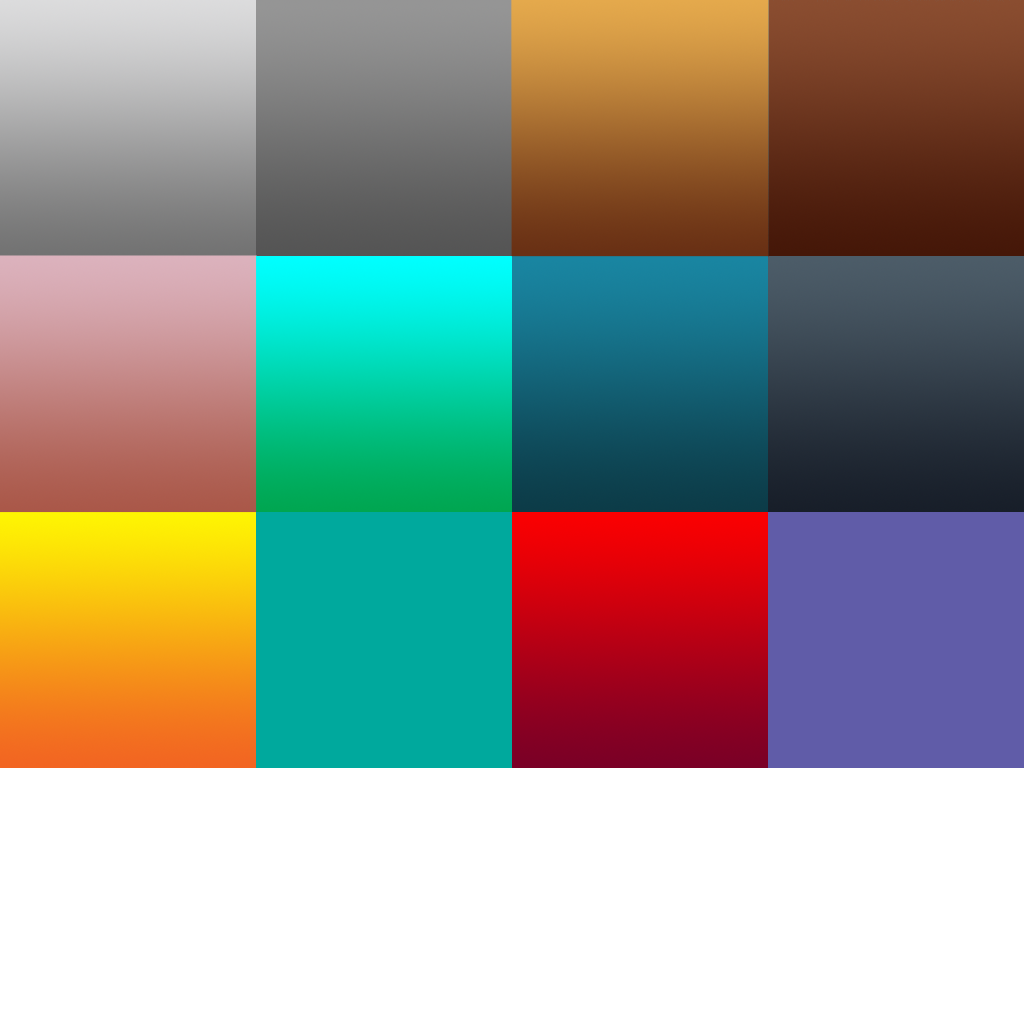
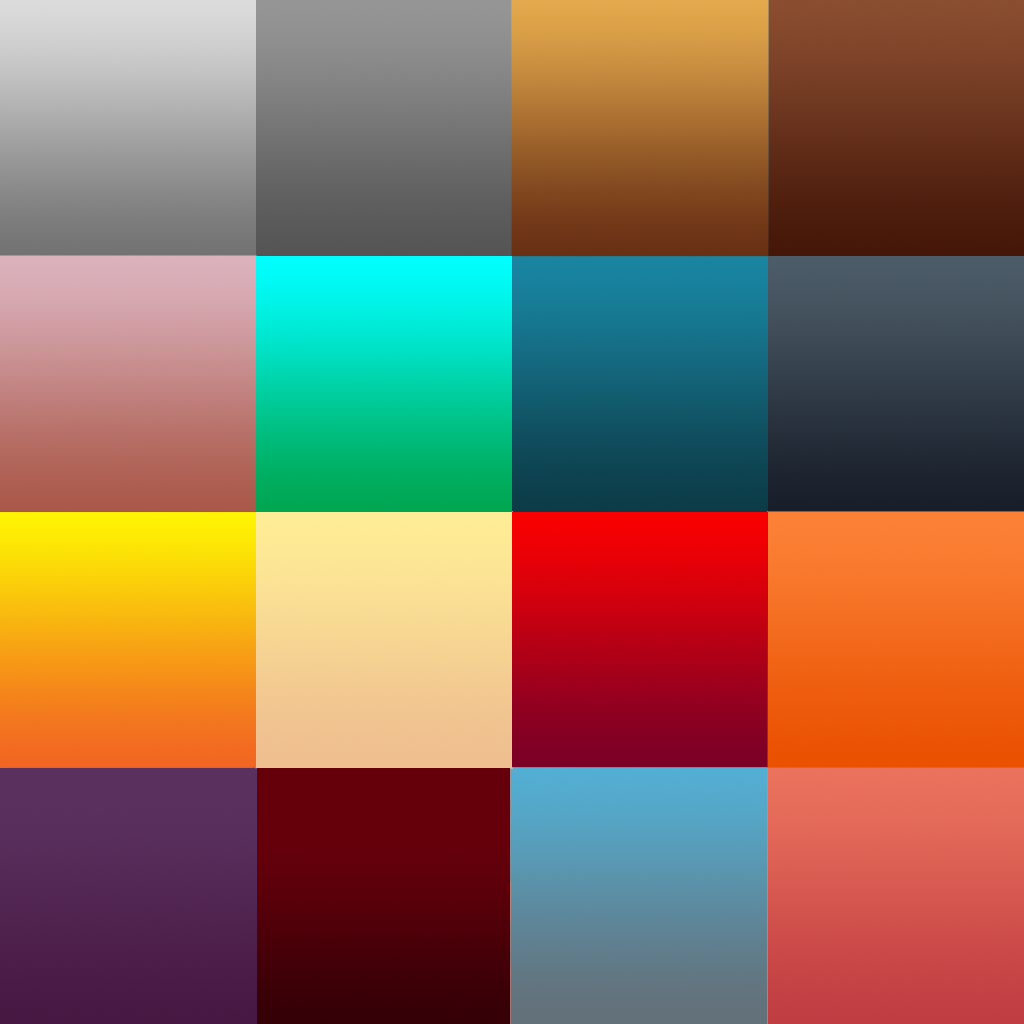
Revision of a layered 1024 × 1024 image; what changed, layer by layer:
painted on "Rectangle 1 copy 8" over [255, 511, 513, 769]
added layer "Rectangle 1 copy 12" above "Rectangle 1 copy 10" over [0, 767, 258, 1024]
added layer "Rectangle 1 copy 10" above "Rectangle 1 copy 11" over [510, 767, 767, 1024]
added layer "Rectangle 1 copy 11" above "Rectangle 1 copy 9" over [253, 767, 511, 1024]
added layer "Rectangle 1 copy 9" above "Rectangle 1 copy 7" over [767, 767, 1024, 1024]
painted on "Rectangle 1 copy 7" over [767, 511, 1024, 768]
